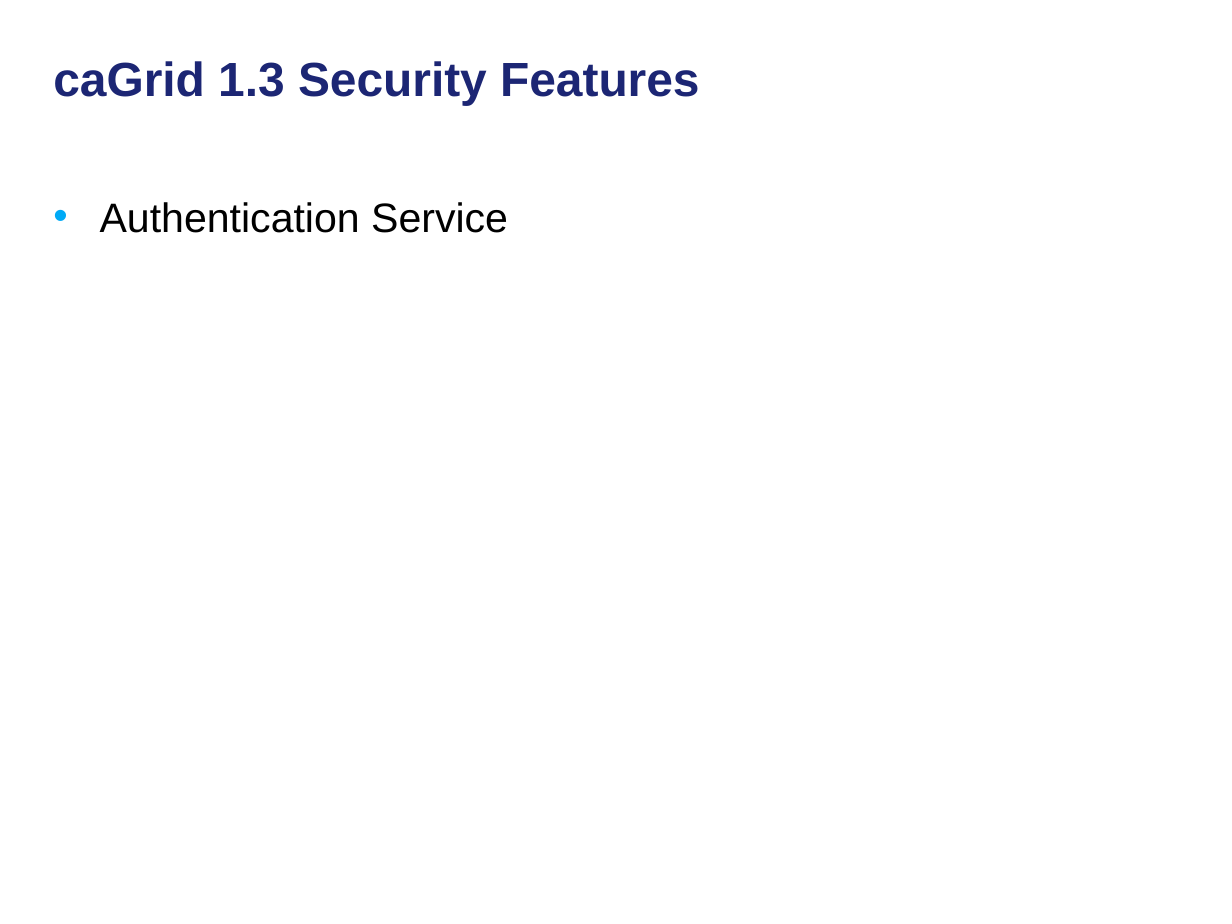
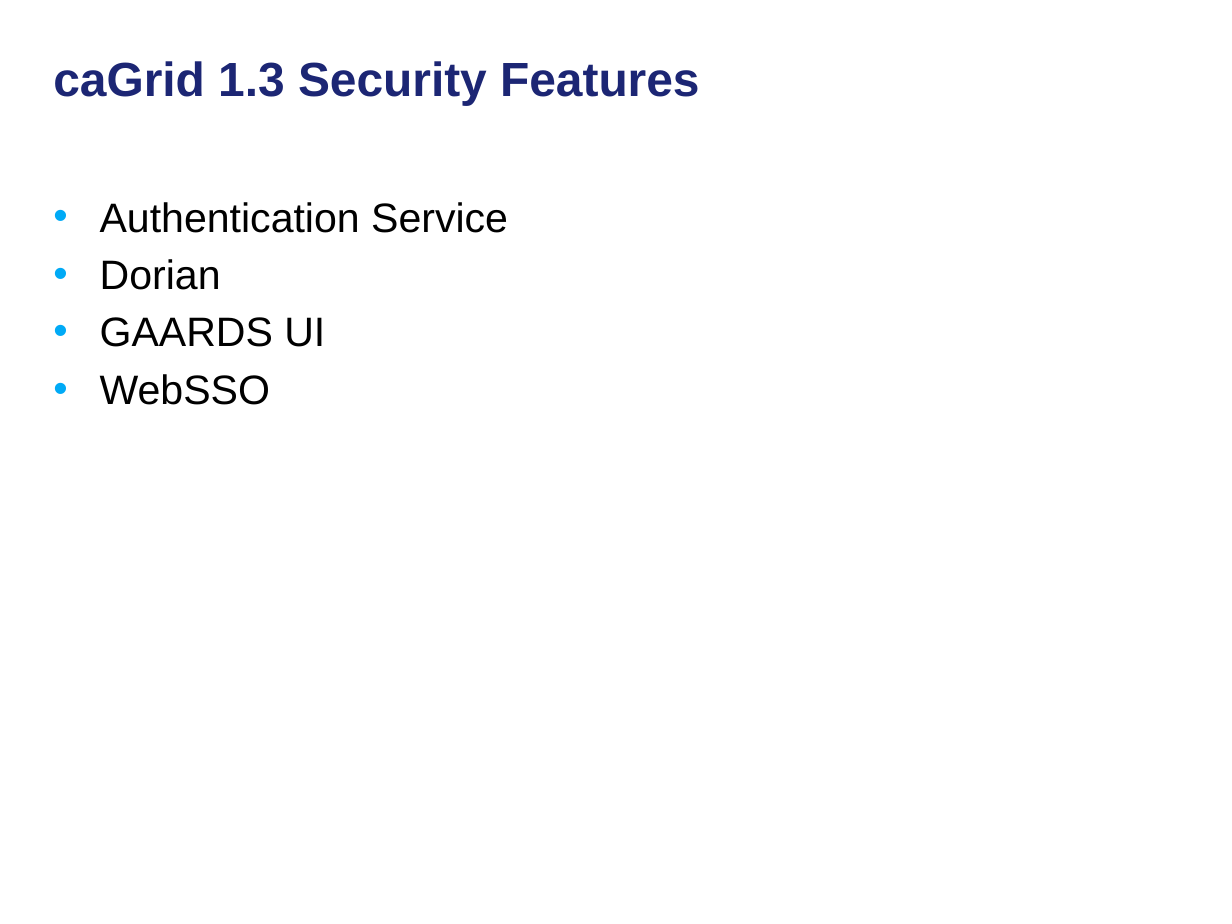
Before and after one commit to NCIP/cagrid-docs, a slide deck: slide 14 of presentations/security/gaards-arch-f2f-oct-2008.pptx. Drawn at 1232x924 pixels with LibreOffice and Linux fonts; fonts in the diff are those of the drawing; background and template pictures are left out. Boxes give left, top, right and bottom in pixels: in the first picture for what was removed or moved away, otherwise in the second. Text is boxed around its words. In the diff, an @@ line names an element or a change of style, - is before the commit and + after.

```diff
--- a/presentations/security/gaards-arch-f2f-oct-2008.pptx
+++ b/presentations/security/gaards-arch-f2f-oct-2008.pptx
@@ text at (x1=100, y1=259, x2=325, y2=405): paragraphs added @@
+• Dorian
+• GAARDS UI
+• WebSSO
```
Also in this commit, not shown: 3 other slides changed, 5 slides added.
